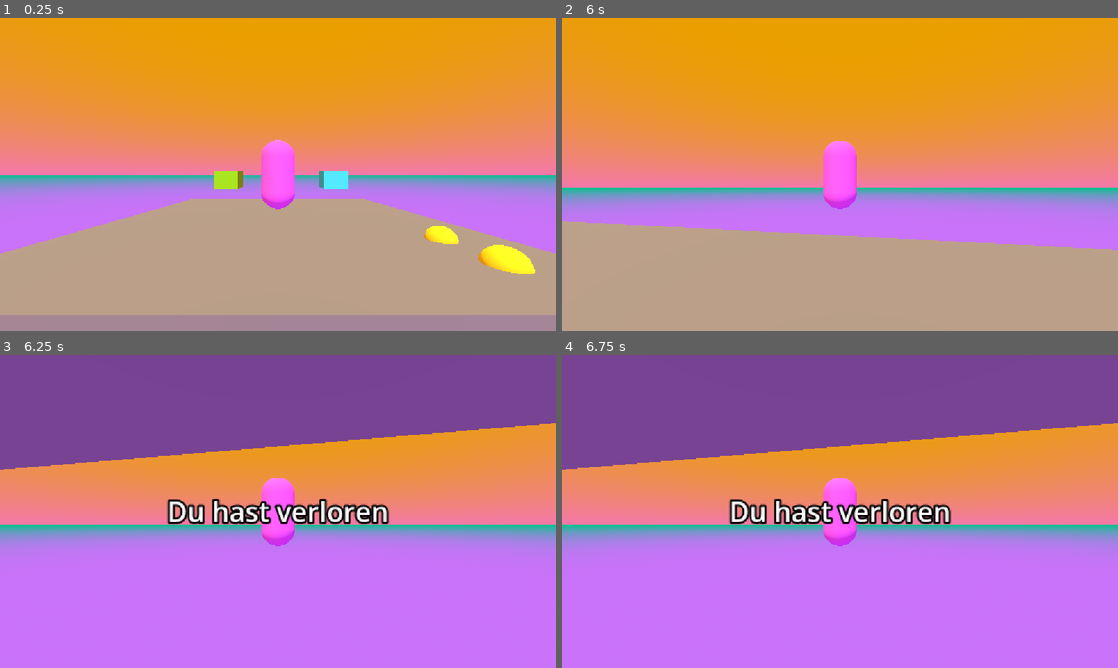
Above: before the commit, frames 1-4 (two rows, left to right).
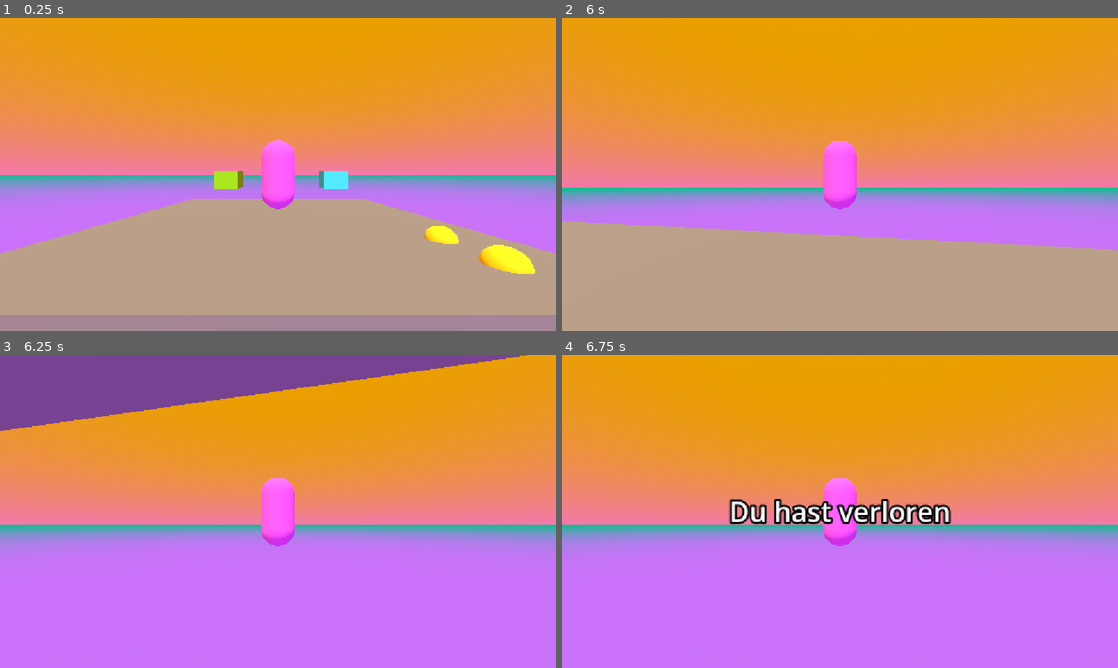
Above: after the commit, the same moments.

Repository: 17Dodecahedrons/Spieleentwicklungskurs
Game: Godot game, scene res://szenen/level_1.tscn
Same seed, same stepped clock (60 frames per second), same inputs: the game is played once before the commit and once after it.
Inputs (mouse positions are in pixels of both pictures, inside the frame that each line leads up to):
- Up to frame 1 (0.25 s): no input
- Up to frame 2 (6 s): move the mouse to (867, 174) at 0.52 s; hold Ctrl (crouch) 0.53-1.28 s; hold W (forward) 0.53-5.78 s; tap Space (jump) at 0.77, 1.52, 3.02, 3.77, 4.52 s; move the mouse to (812, 174) at 1.27 s; tap Shift (sprint) every 1.5 s from 1.35 to 5.85 s; move the mouse to (851, 168) at 2.02 s; hold Ctrl (crouch) 2.03-2.78 s; move the mouse to (834, 180) at 2.77 s; move the mouse to (878, 177) at 3.52 s; hold Ctrl (crouch) 3.53-4.28 s; move the mouse to (795, 171) at 4.27 s; move the mouse to (845, 174) at 5.02 s; hold Ctrl (crouch) 5.03-5.78 s; tap Enter at 5.75 s; move the mouse to (817, 168) at 5.77 s; hold D (right) from 5.78 s (still down)
- Up to frame 3 (6.25 s): keep holding D (right); tap Space (jump) at 6.02 s
- Up to frame 4 (6.75 s): move the mouse to (867, 511) at 6.52 s; release D (right) at 6.53 s; hold W (forward) from 6.53 s (still down); hold Ctrl (crouch) from 6.53 s (still down)

Frames 1-2 are identical in both runs. In frame 3, 20% of the frame differs, in the area x 0-100%, y 0-55%; in frame 4, 29%, in the area x 0-100%, y 0-37%.

Commit message:
lowered death barrier

Diff:
--- a/szenen/level_1.tscn
+++ b/szenen/level_1.tscn
@@ -77,9 +77,13 @@
 [node name="JumpBubble1" parent="JumpBubbles" unique_id=833237062 instance=ExtResource("3_041cm")]
 transform = Transform3D(1, 0, 0, 0, 1, 0, 0, 0, 1, 6.0542703, 0.25924516, 4.430283)
 
+[node name="JumpBubble2" parent="JumpBubbles" unique_id=1673082701 instance=ExtResource("3_041cm")]
+transform = Transform3D(1, 0, 0, 0, 1, 0, 0, 0, 1, 6.0542703, 0.25924516, 6.570498)
+
 [node name="GameManager" parent="." unique_id=1728041114 instance=ExtResource("4_58t2n")]
 
 [node name="DeathBarrier" type="Area3D" parent="." unique_id=1402272333]
+transform = Transform3D(1, 0, 0, 0, 1, 0, 0, 0, 1, 0, -2.787898, 0)
 collision_layer = 0
 collision_mask = 4
 script = ExtResource("5_0xjei")
@@ -87,7 +91,5 @@
 [node name="CollisionShape3D" type="CollisionShape3D" parent="DeathBarrier" unique_id=218380542]
 transform = Transform3D(1, 0, 0, 0, 1, 0, 0, 0, 1, 0, -3.8428955, 0)
 shape = SubResource("BoxShape3D_g4v7s")
-[node name="JumpBubble2" parent="JumpBubbles" unique_id=1673082701 instance=ExtResource("3_041cm")]
-transform = Transform3D(1, 0, 0, 0, 1, 0, 0, 0, 1, 6.0542703, 0.25924516, 6.570498)
 
 [editable path="Boxen/Box2"]
Not shown: 1 places in szenen/level_1.tscn that only renumber resources
